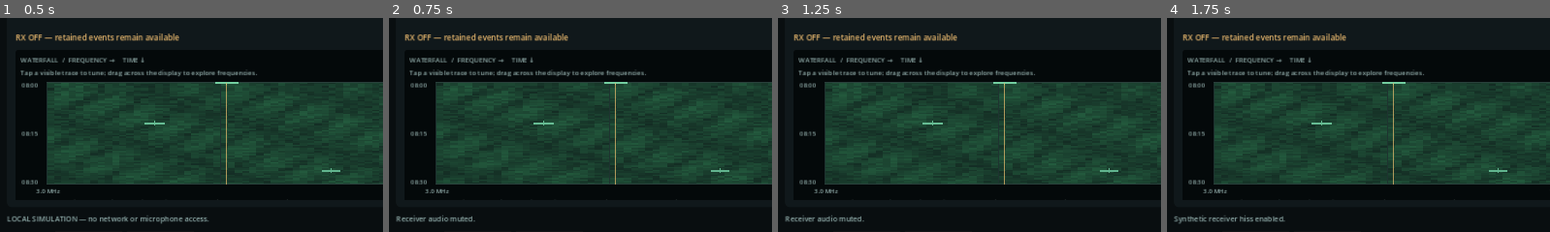
Above: before the commit, frames 1-4 (left to right).
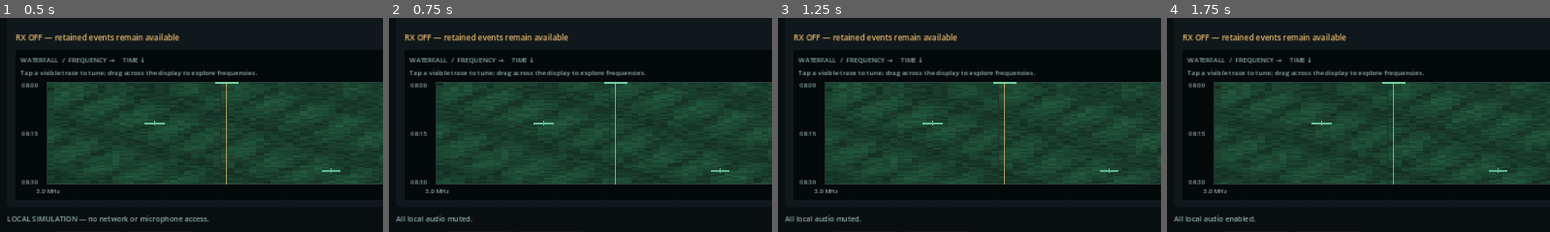
Above: after the commit, the same moments.

Repository: nuentoter/dead-air
Game: Godot game, scene res://scenes/main.tscn
Two runs of this game, one before a commit and one after it. Both use one fixed random seed, a clock stepped at 60 frames per second and the inputs below.
Inputs:
- Up to frame 1 (0.5 s): no input
- Up to frame 2 (0.75 s): click "AUDIO ON" at 0.5 s
- Up to frame 3 (1.25 s): no input
- Up to frame 4 (1.75 s): click "AUDIO OFF" at 1.25 s
The pictures show only the part of the screen within x 0-50%, y 44-94%; the shares and areas given below are measured in that part.

Frame 1 is identical in both runs. In frame 2, 0.3% of the frame differs, in the area x 1-23%, y 92-96%; in frame 3, 0.3%; in frame 4, 0.4%, in the area x 1-31%, y 92-97%.

Commit message:
Clarify shared mute control covers all local audio

Diff:
--- a/scripts/main.gd
+++ b/scripts/main.gd
@@ -629,7 +629,7 @@
 		speech_player.stop()
 	game.data["settings"]["audio_enabled"] = audio_enabled
 	game.save_game()
-	status_message = "Synthetic receiver hiss enabled." if audio_enabled else "Receiver audio muted."
+	status_message = "All local audio enabled." if audio_enabled else "All local audio muted."
 	_refresh()
 
 func _toggle_receiver() -> void:
